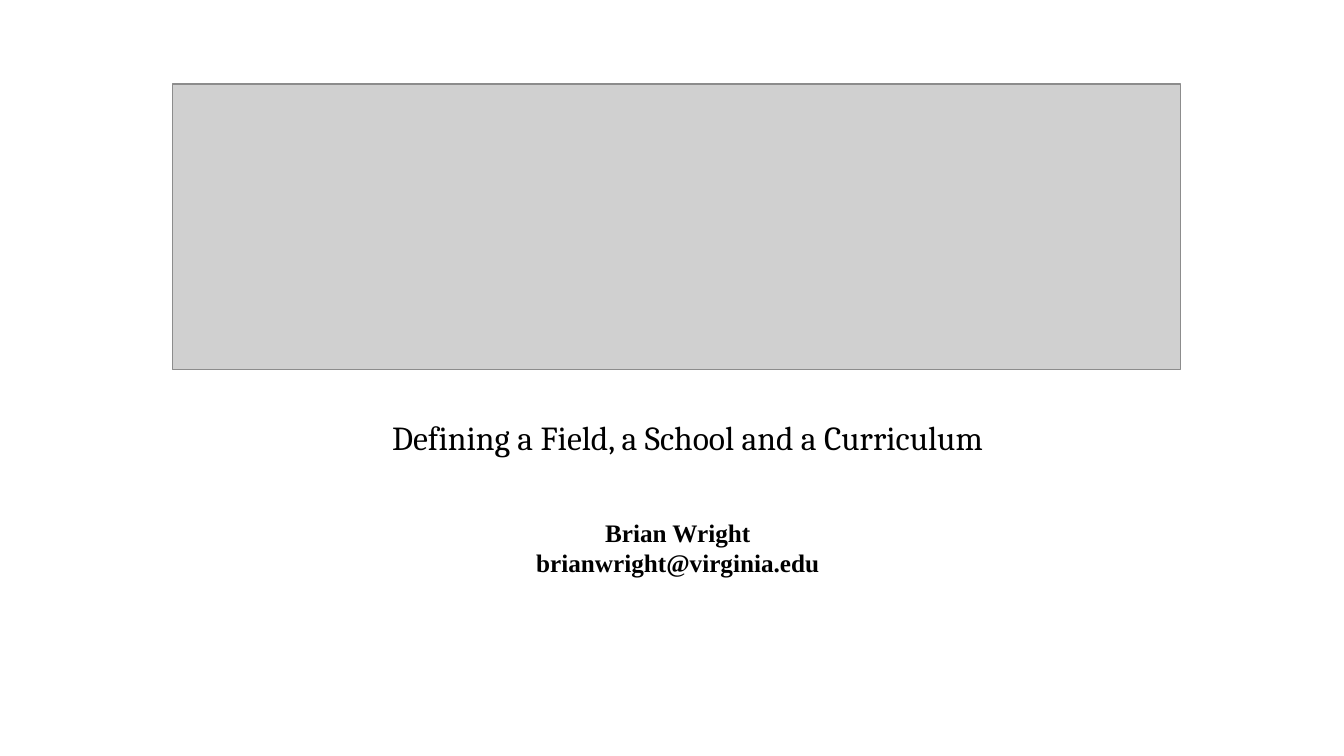
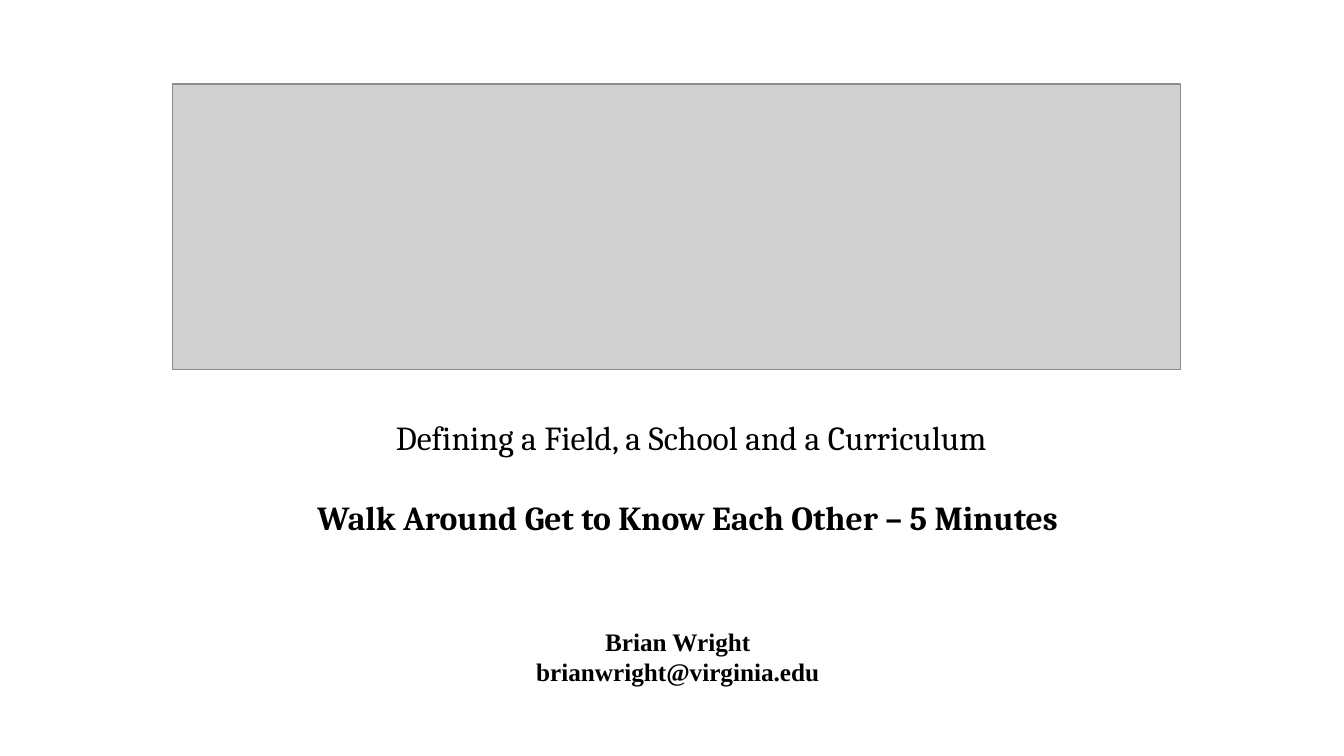
Before and after one commit to UVADS/DS-3001, a slide deck: slide 1 of Introduction_Framework_Overview_1.pptx. Drawn at 1344x756 pixels with LibreOffice and Linux fonts; fonts in the diff are those of the drawing; grey boxes stand for pictures. Boxes give left, top, right and bottom in pixels: in the first picture for what was removed or moved away, otherwise in the second. Text is boxed around its words. In the diff, an @@ line names an element or a change of style, - is before the commit and + after.

Commit message:
Updated PPs

```diff
--- a/Introduction_Framework_Overview_1.pptx
+++ b/Introduction_Framework_Overview_1.pptx
@@ text at [317, 506, 1058, 531]: paragraph added @@
+  Walk Around Get to Know Each Other – 5 Minutes
@@ subtitle "Brian Wright": place and size @@
-subtitle "Brian Wright" at [536, 524, 819, 578]
+subtitle "Brian Wright" at [536, 633, 819, 687]
```
Also in this commit, not shown: 5 other files.
